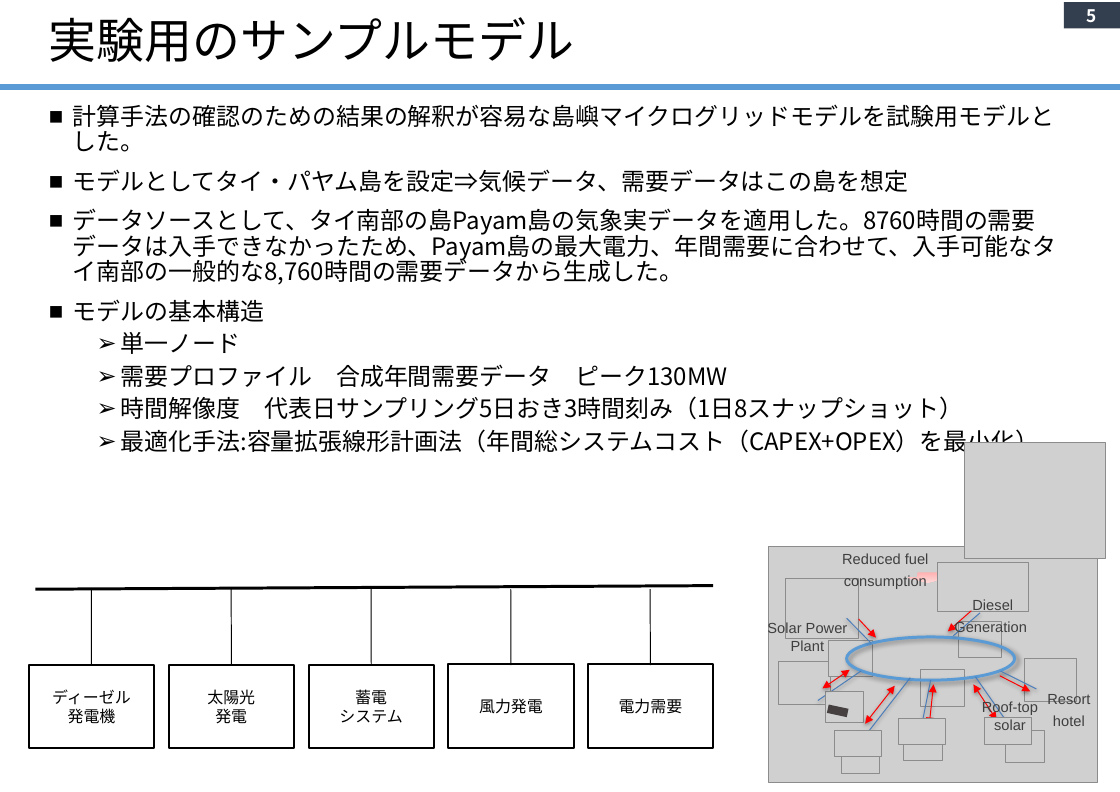
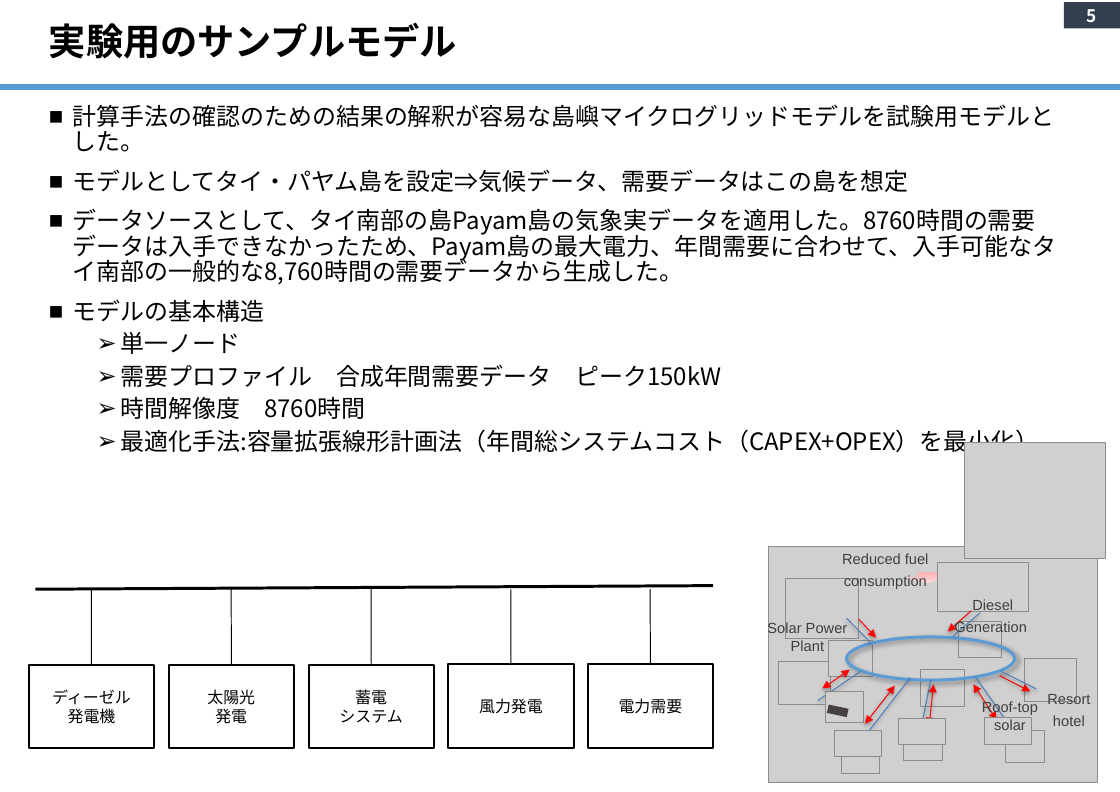
Before and after one commit to yanase1147/GSA-02, a slide deck: slide 5 of Study Outline.pptx. Drawn at 1120x792 pixels with LibreOffice and Linux fonts; fonts in the diff are those of the drawing; grey boxes stand for pictures; background and template pictures are left out. Boxes give left, top, right and bottom in pixels: in the first picture for what was removed or moved away, otherwise in the second. Text is boxed around its words. In the diff, an @@ line names an element or a change of style, - is before the commit and + after.

```diff
--- a/Study Outline.pptx
+++ b/Study Outline.pptx
@@ title "実験用のサンプルモデル" at box(49, 22, 457, 59): size 36 to 28 pt, bold on @@
@@ text at box(121, 364, 722, 419): text changed @@
-  ➢ 需要プロファイル 合成年間需要データ ピーク130MW
-  ➢ 時間解像度 代表日サンプリング5日おき3時間刻み（1日8スナップショット）
+  ➢ 需要プロファイル 合成年間需要データ ピーク150kW
+  ➢ 時間解像度 8760時間
```
Also in this commit, not shown: 21 other slides changed, 6 slides added, 4 slides removed, 7 other files.
